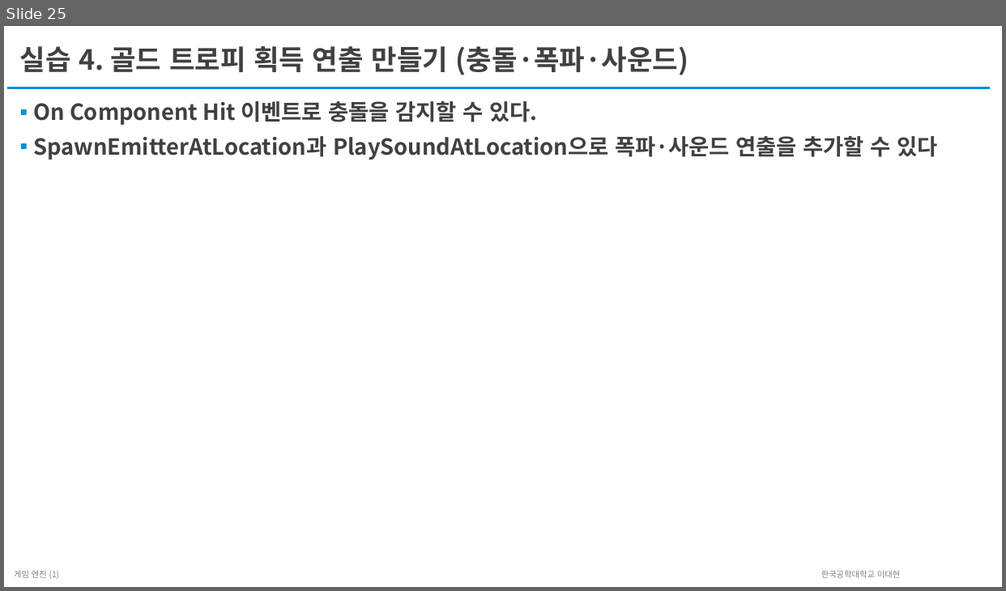
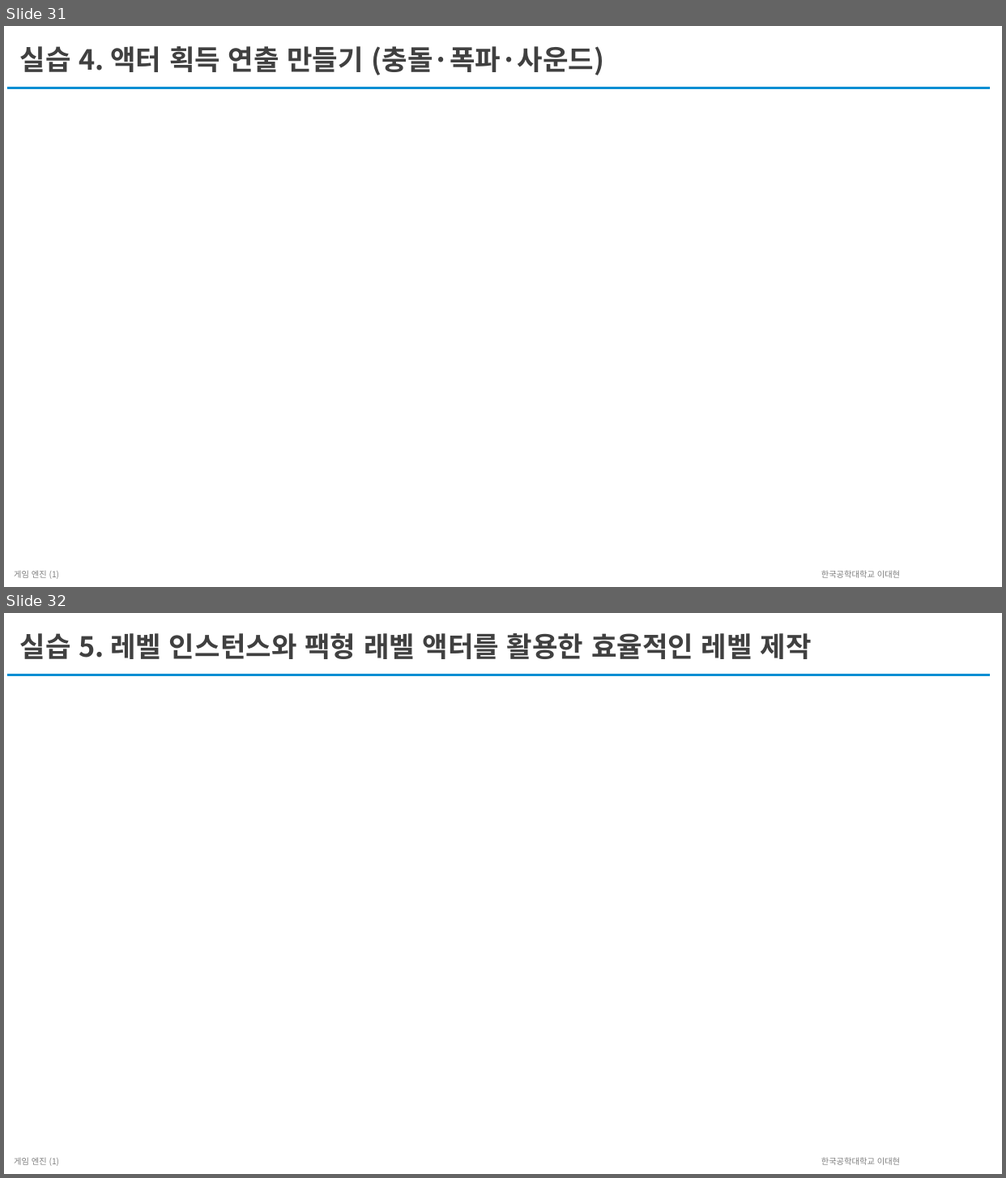
Before and after one commit to unreal-class/kmooc, a slide deck: LectureScript/2주차/2주차-교안-블루프린트 v2.pptx. Shown one above the other, each under a label of ours: slide 25 before the commit, slides 31 and 32 after it. The pictures are 1006x591 and 1006x1178 pixels, drawn with LibreOffice and Linux fonts; fonts in the diff are those of the drawing. Boxes give left, top, right and bottom in pixels: in the first picture for what was removed or moved away, otherwise in the second. Text is boxed around its words. In the diff, an @@ line names an element or a change of style, - is before the commit and + after.

```diff
--- a/LectureScript/2주차/2주차-교안-블루프린트 v2.pptx
+++ b/LectureScript/2주차/2주차-교안-블루프린트 v2.pptx
@@ slide 32 added at [4,613,1002,1174], background #FFFFFF; not listed: 2 template elements that a slide beside it also shows @@
@@ title added at [20,633,812,659], 20 pt, text #404040, bold @@
+실습 5. 레벨 인스턴스와 팩형 래벨 액터를 활용한 효율적인 레벨 제작
@@ what was slide 25 is now slide 31 @@
@@ slide 31 changed as well @@
@@ title at [20,46,604,75]: text changed @@
-실습 4. 골드 트로피 획득 연출 만들기 (충돌·폭파·사운드)
+실습 4. 액터 획득 연출 만들기 (충돌·폭파·사운드)
@@ text removed at [33,101,937,160] @@
-▪ On Component Hit 이벤트로 충돌을 감지할 수 있다.
-▪ SpawnEmitterAtLocation과 PlaySoundAtLocation으로 폭파·사운드 연출을 추가할 수 있다
```
Also in this commit, not shown: 10 other slides changed, 9 other slides added, 4 slides removed, 1 other file.
